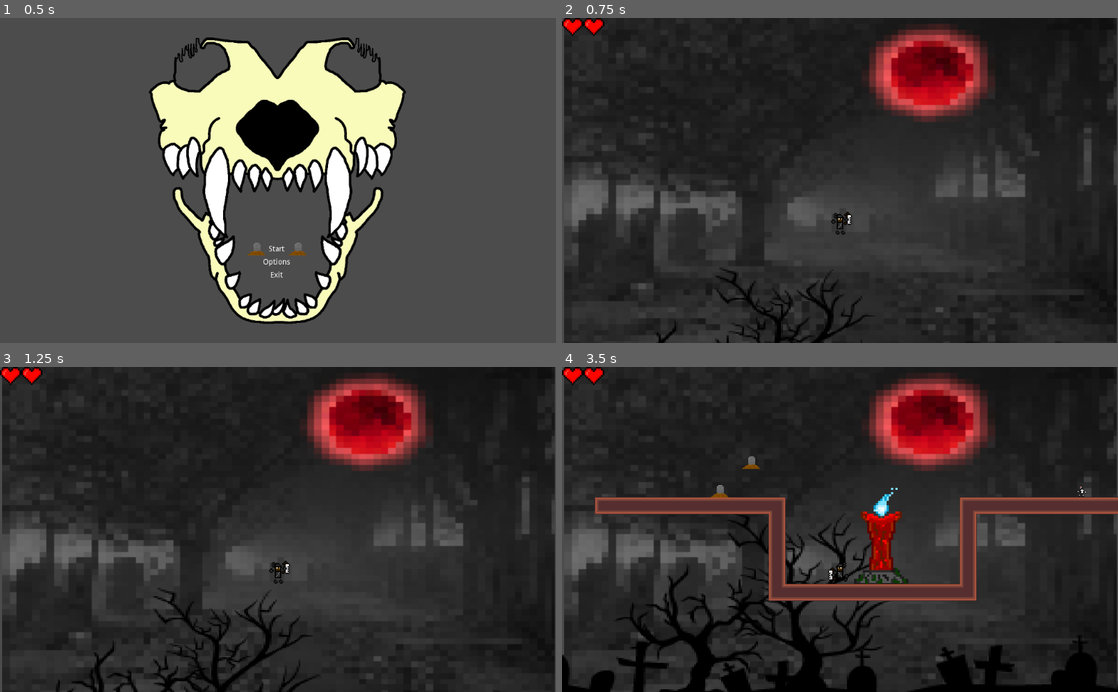
Above: before the commit, frames 1-4 (two rows, left to right).
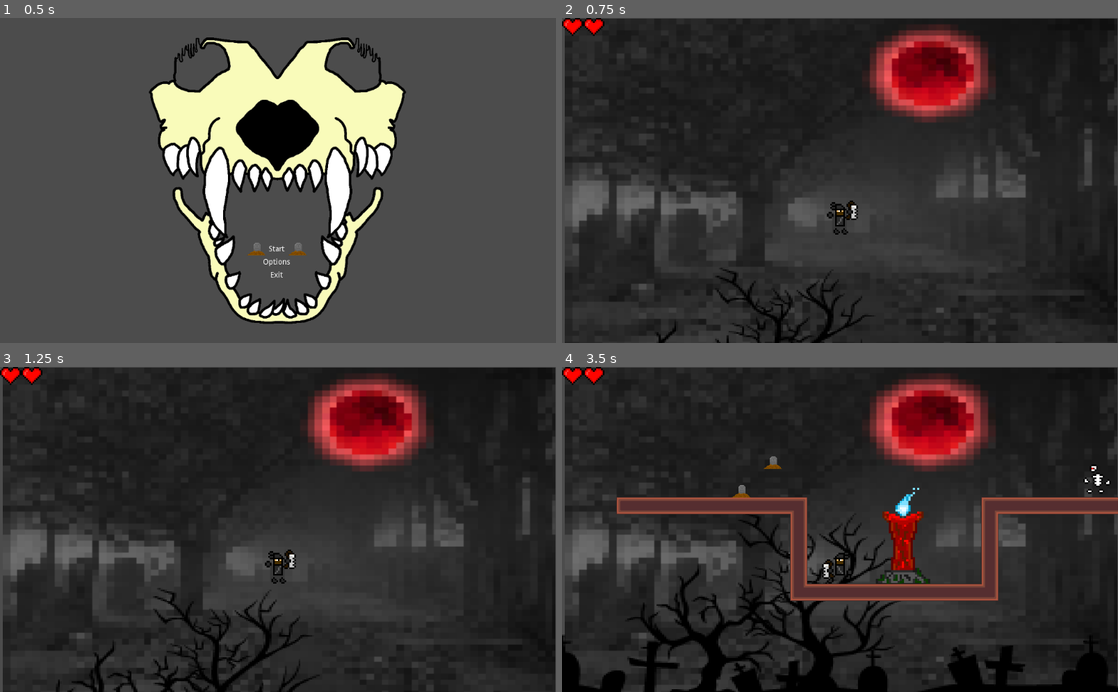
Above: after the commit, the same moments.

Repository: JoelRodri/GodotProject
Game: Godot game, scene res://scenes/Menu.tscn
Two runs of this game, one before a commit and one after it. Both use one fixed random seed, a clock stepped at 60 frames per second and the inputs below.
Inputs (mouse positions are in pixels of both pictures, inside the frame that each line leads up to):
- Up to frame 1 (0.5 s): no input
- Up to frame 2 (0.75 s): click "Start" at 0.5 s
- Up to frame 3 (1.25 s): no input
- Up to frame 4 (3.5 s): move the mouse to (962, 513) at 1.27 s; hold D (player_right) 1.28-2.78 s; click (962, 513) at 1.35 s; tap W (player_jump) at 1.52, 2.27 s; move the mouse to (728, 545) at 2.02 s; tap E (player_usage) at 2.1 s; move the mouse to (895, 458) at 2.77 s; hold Left (player_left) from 2.78 s (still down); click (895, 458) at 2.85 s

Frame 1 is identical in both runs. In frame 2, 1.0% of the frame differs, in the area x 0-100%, y 0-100%; in frame 3, 1.0%; in frame 4, 15%.

Commit message:
KnockBack DERECHA IZQUIERDA SKELETO

Diff:
--- a/ProyectoGODOT/scenes/Menu.tscn
+++ b/ProyectoGODOT/scenes/Menu.tscn
@@ -87,7 +87,7 @@
 [node name="AnimatedSprite" type="AnimatedSprite" parent="Area2D"]
 position = Vector2( 530, 481.429 )
 frames = SubResource( 2 )
-frame = 3
+frame = 1
 speed_scale = 0.25
 playing = true
 
--- a/ProyectoGODOT/scenes/Player.tscn
+++ b/ProyectoGODOT/scenes/Player.tscn
@@ -172,7 +172,6 @@
 
 [node name="Player" type="KinematicBody2D"]
 material = SubResource( 1 )
-scale = Vector2( 4, 4 )
 collision_layer = 13
 collision_mask = 23
 script = ExtResource( 2 )
--- a/ProyectoGODOT/scenes/Skeleton.tscn
+++ b/ProyectoGODOT/scenes/Skeleton.tscn
@@ -79,6 +79,7 @@
 extents = Vector2( 2.75, 5.5 )
 
 [node name="Skeleton" type="KinematicBody2D"]
+scale = Vector2( 3, 3 )
 collision_layer = 4
 collision_mask = 6
 script = ExtResource( 2 )
--- a/ProyectoGODOT/scenes/World.tscn
+++ b/ProyectoGODOT/scenes/World.tscn
@@ -12,7 +12,6 @@
 [ext_resource path="res://dialogues/2/NPC2.tscn" type="PackedScene" id=10]
 [ext_resource path="res://assets/images/Heart.png" type="Texture" id=11]
 [ext_resource path="res://scripts/Life.gd" type="Script" id=12]
-[ext_resource path="res://scenes/Boss.tscn" type="PackedScene" id=13]
 [ext_resource path="res://scenes/World2.tscn" type="PackedScene" id=14]
 [ext_resource path="res://scenes/Door.tscn" type="PackedScene" id=15]
 [ext_resource path="res://assets/images/BackgroundGraveyard.png" type="Texture" id=16]
@@ -37,17 +36,13 @@
 collision_mask = 0
 tile_data = PoolIntArray( -1245154, 0, 196623, -1245153, 0, 262145, -1245152, 0, 262145, -1245151, 0, 262145, -1245150, …(3809 unchanged characters)…
 
-[node name="Boss" parent="." instance=ExtResource( 13 )]
-position = Vector2( 1390.65, -310.259 )
-scale = Vector2( 5, 5 )
-
 [node name="Player" parent="." instance=ExtResource( 1 )]
 position = Vector2( 208, -569 )
-scale = Vector2( 2, 2 )
+scale = Vector2( 3, 3 )
 collision_layer = 25
 
 [node name="Skeleton" parent="." instance=ExtResource( 3 )]
-position = Vector2( 702, 55 )
+position = Vector2( 628, -13 )
 
 [node name="NPC" parent="." instance=ExtResource( 6 )]
 position = Vector2( -58, 53 )
@@ -85,7 +80,7 @@
 [node name="ParallaxBackground2" type="ParallaxBackground" parent="."]
 
 [node name="Sprite" type="Sprite" parent="ParallaxBackground2"]
-position = Vector2( 513, 303 )
+position = Vector2( 514, 304 )
 scale = Vector2( 2.036, 1.57532 )
 texture = ExtResource( 17 )
 
--- a/ProyectoGODOT/scenes/World2.tscn
+++ b/ProyectoGODOT/scenes/World2.tscn
@@ -21,9 +21,10 @@
 script = ExtResource( 9 )
 
 [node name="TileMap" parent="." instance=ExtResource( 1 )]
+modulate = Color( 0.968627, 0, 1, 1 )
 collision_layer = 2
 collision_mask = 21
-tile_data = PoolIntArray( -1048598, 0, 196623, -1048597, 0,  …(5917 unchanged characters)… 45, 196627, 0, 262145, 196628, 0, 262160 )
+tile_data = PoolIntArray( -1048598, 0, 196623, -1048597, 0,  …(5917 unchanged characters)… 45, 196627, 0, 262145, 196628, 0, 262160, 327704, 0, 262148 )
 
 [node name="Player" parent="." instance=ExtResource( 2 )]
 position = Vector2( 857, -26 )
--- a/ProyectoGODOT/scripts/Boss.gd
+++ b/ProyectoGODOT/scripts/Boss.gd
@@ -155,13 +155,14 @@
 	var fireball = FIREBALL.instance()
 	get_parent().add_child(fireball)
 	fireball.position = $Position2D.global_position
-	$BossStones/Timer.start()
+
 
 func die():
 	queue_free()
 
 func _eartquake():
 	Globals.camera.shake(100,2,100)
+	$BossStones/Timer.start()
 
 func _on_Timer_timeout():
 	shoot_stone()
--- a/ProyectoGODOT/scripts/Player.gd
+++ b/ProyectoGODOT/scripts/Player.gd
@@ -5,7 +5,7 @@
 signal life_changed(player_hearts)
 
 
-var speed = Vector2(300, 800)
+var speed = Vector2(350, 800)
 var gravity = 1000
 var velocity = Vector2()
 var attack = false
@@ -145,8 +145,8 @@
 		body.die()
 
 
-func damage(dam: int) -> void:
-	knockbackFunc()
+func damage(dam: float,watching: bool ) -> void:
+	knockbackFunc(watching)
 	if inmortal == true:
 		pass
 	else:
@@ -166,14 +166,15 @@
 	$BlinkAnimationPlayer.play("start")
 	$flashTimer.start()
 
-
-
 func _on_Timer_timeout():
 	$BlinkAnimationPlayer.play("stop")
 	inmortal = false
 
-func knockbackFunc():
-	knockback = Vector2.LEFT * 1000
+func knockbackFunc(watching: bool):
+	if watching:
+		knockback = Vector2.RIGHT * 1000
+	else:
+		knockback = Vector2.LEFT * 1000
 
 func play_walk_in_animation_in_Door():
 	state = STOP
--- a/ProyectoGODOT/scripts/Skeleton.gd
+++ b/ProyectoGODOT/scripts/Skeleton.gd
@@ -49,7 +49,9 @@
 
 func _on_AttackDetector_body_entered(body):
 	if body.get_name() == "Player":
-		body.damage(1)
+		print(is_moving_left)
+		body.damage(1,is_moving_left)
+
 
 func die():
 	queue_free()
Not shown: 1 places in ProyectoGODOT/scenes/Menu.tscn that only renumber resources
Not shown: 1 places in ProyectoGODOT/scenes/World.tscn that only renumber resources
